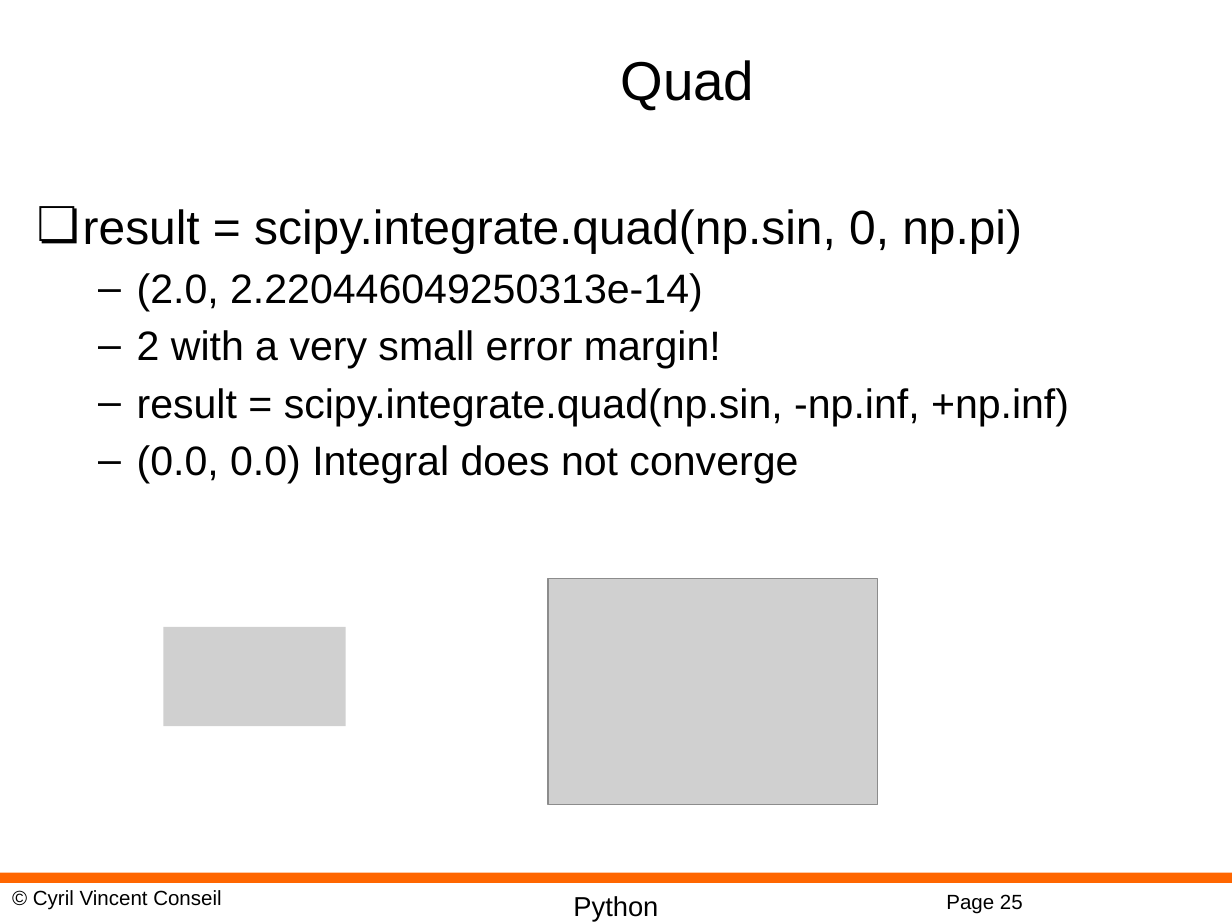
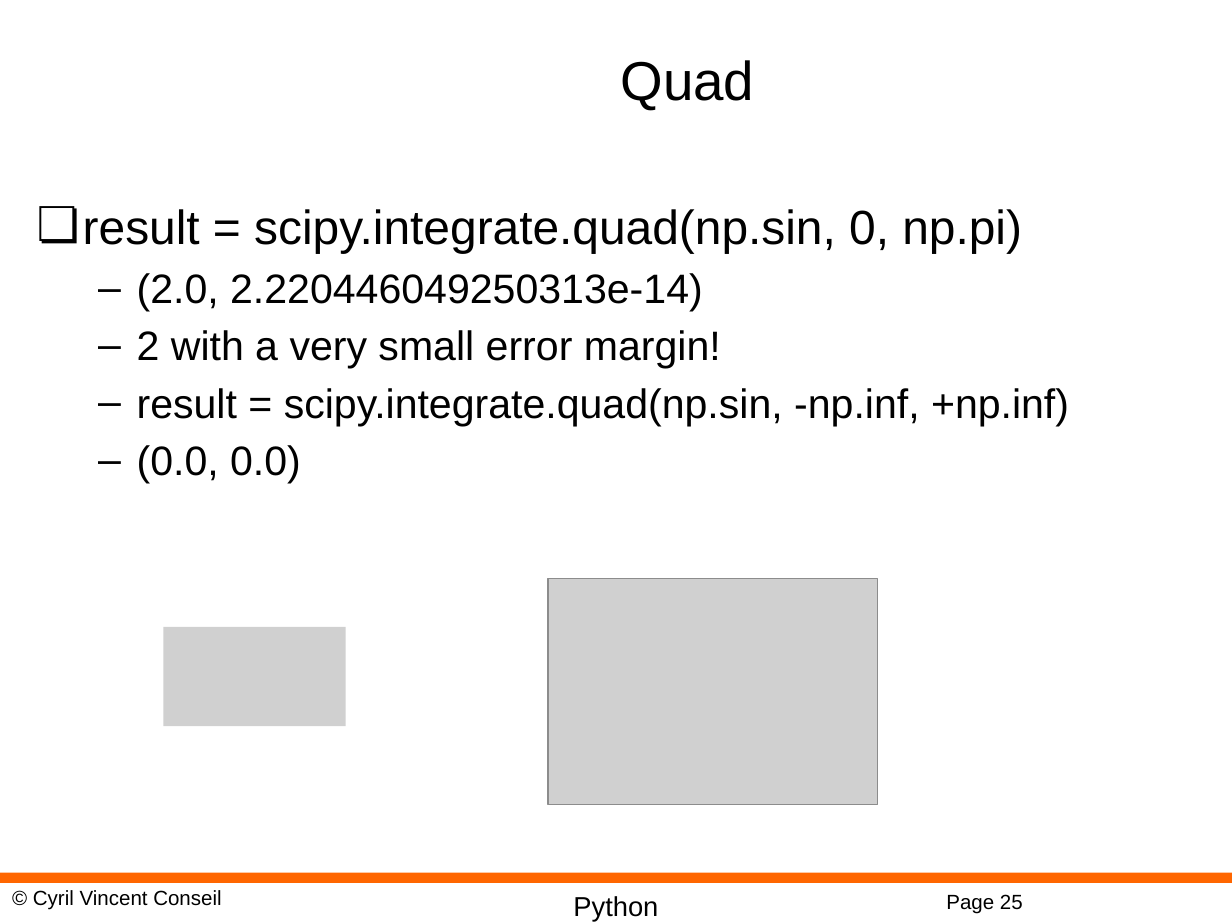
Before and after one commit to cyrilvincent/datascience, a slide deck: slide 25 of ppt/PythonMath10-Scipy.pptx. Drawn at 1232x924 pixels with LibreOffice and Linux fonts; fonts in the diff are those of the drawing; grey boxes stand for pictures; background and template pictures are left out. Boxes give left, top, right and bottom in pixels: in the first picture for what was removed or moved away, otherwise in the second. Text is boxed around its words. In the diff, an @@ line names an element or a change of style, - is before the commit and + after.

```diff
--- a/ppt/PythonMath10-Scipy.pptx
+++ b/ppt/PythonMath10-Scipy.pptx
@@ text at box(137, 445, 301, 484): text changed @@
-  – (0.0, 0.0) Integral does not converge
+  – (0.0, 0.0)
```
Also in this commit, not shown: 3 other files.
